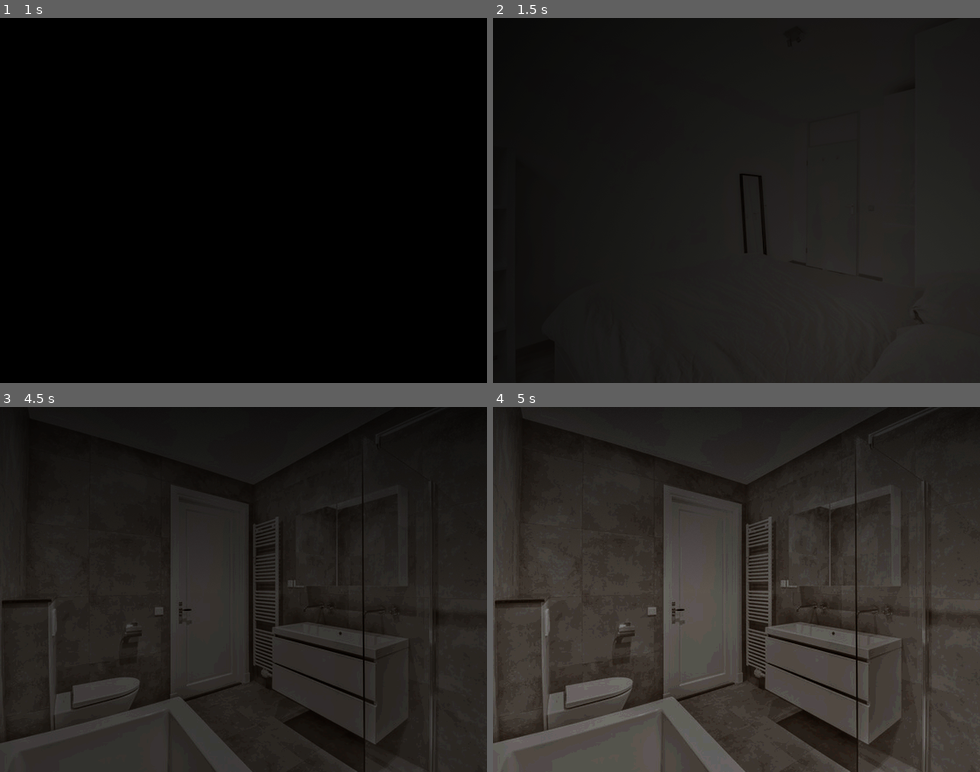
Above: before the commit, frames 1-4 (two rows, left to right).
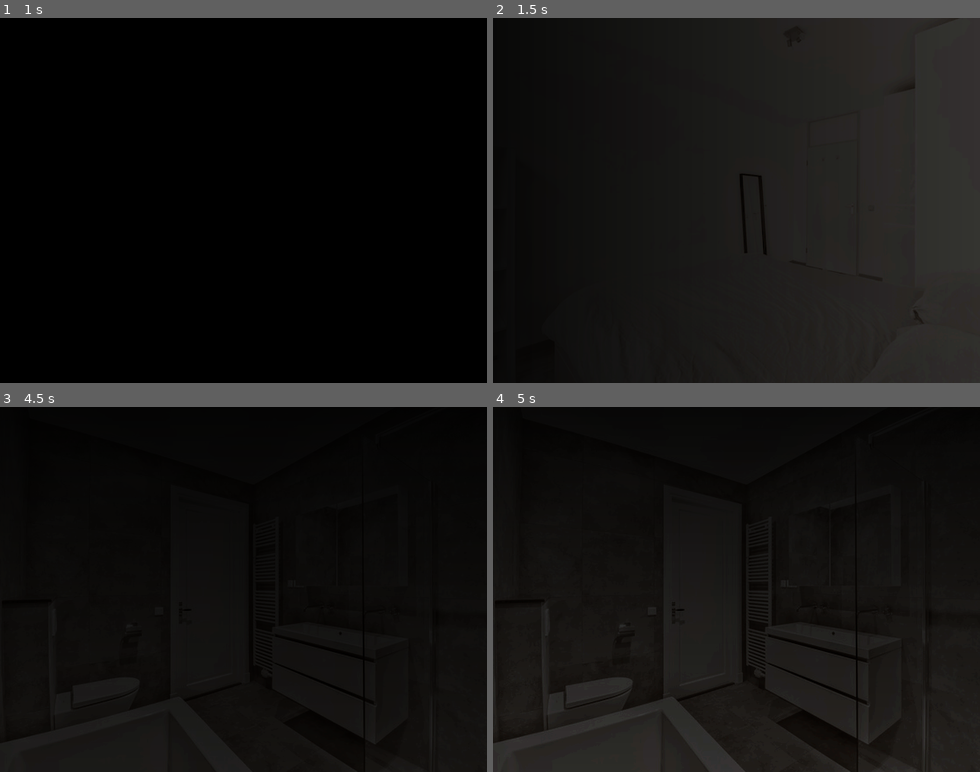
Above: after the commit, the same moments.

Repository: FlamingHerb/obsessed
Game: Godot game, scene res://scenes/title_scene.tscn
Same seed, same stepped clock (60 frames per second), same inputs: the game is played once before the commit and once after it.
Inputs (mouse positions are in pixels of both pictures, inside the frame that each line leads up to):
- Up to frame 1 (1 s): click "New Game" at 0.5 s
- Up to frame 2 (1.5 s): tap Enter at 1.25 s; move the mouse to (843, 182) at 1.27 s; click (843, 182) at 1.42 s
- Up to frame 3 (4.5 s): move the mouse to (146, 607) at 2.02 s; click (146, 607) at 2.17 s; tap Space at 2.75 s; move the mouse to (292, 509) at 2.77 s; click (292, 509) at 2.92 s; tap Enter at 3.5 s; move the mouse to (219, 662) at 3.52 s; click (219, 662) at 3.67 s; move the mouse to (389, 644) at 4.27 s; click (389, 644) at 4.42 s
- Up to frame 4 (5 s): no input

Frame 1 is identical in both runs. In frame 2, 1.1% of the frame differs, in the area x 86-100%, y 0-23%; in frame 3, 37%; in frame 4, 84%, in the area x 0-100%, y 0-100%.

Commit message:
refactor: everything just for lighting

Diff:
--- a/scenes/areas/bathroom_downstairs.tscn
+++ b/scenes/areas/bathroom_downstairs.tscn
@@ -6,14 +6,29 @@
 [ext_resource type="Script" uid="uid://bdpj5h4j8eq0h" path="res://resources/events/event_page.gd" id="4_cxf5q"]
 [ext_resource type="Resource" uid="uid://bry6br7jom0f0" path="res://resources/events/to_hall.tres" id="5_h8d3f"]
 
+[sub_resource type="Gradient" id="Gradient_y4lhg"]
+colors = PackedColorArray(0, 0, 0, 0.8235294, 0, 0, 0, 0)
+
+[sub_resource type="GradientTexture2D" id="GradientTexture2D_cxf5q"]
+gradient = SubResource("Gradient_y4lhg")
+width = 640
+height = 480
+fill_from = Vector2(0.5, 0)
+fill_to = Vector2(0.5, 1)
+metadata/_snap_enabled = true
+
 [node name="BathroomDownstairs" type="Node2D" unique_id=783187507]
 script = ExtResource("1_mqbqs")
 metadata/_custom_type_script = "uid://cf0du2pssgv47"
 
-[node name="Background" type="TextureRect" parent="." unique_id=5917094]
-offset_right = 40.0
-offset_bottom = 40.0
+[node name="Background" type="Sprite2D" parent="." unique_id=549186324]
+modulate = Color(0.38857287, 0.38857287, 0.38857287, 1)
+position = Vector2(320, 240)
 texture = ExtResource("2_4wf2y")
+
+[node name="Shadow" type="Sprite2D" parent="." unique_id=51880020]
+position = Vector2(320, 240)
+texture = SubResource("GradientTexture2D_cxf5q")
 
 [node name="ToHall" parent="." unique_id=861190875 instance=ExtResource("3_y4lhg")]
 event_page_list = Array[ExtResource("4_cxf5q")]([ExtResource("5_h8d3f")])
--- a/scenes/areas/bathroom_upstairs.tscn
+++ b/scenes/areas/bathroom_upstairs.tscn
@@ -6,14 +6,29 @@
 [ext_resource type="Script" uid="uid://bdpj5h4j8eq0h" path="res://resources/events/event_page.gd" id="4_cvae2"]
 [ext_resource type="Resource" uid="uid://b5kql52cus4kh" path="res://resources/events/to_hall_stairs.tres" id="5_37km5"]
 
+[sub_resource type="Gradient" id="Gradient_y4lhg"]
+colors = PackedColorArray(0, 0, 0, 0.8235294, 0, 0, 0, 0)
+
+[sub_resource type="GradientTexture2D" id="GradientTexture2D_37km5"]
+gradient = SubResource("Gradient_y4lhg")
+width = 640
+height = 480
+fill_from = Vector2(0.5, 0)
+fill_to = Vector2(0.5, 1)
+metadata/_snap_enabled = true
+
 [node name="BathroomUpstairs" type="Node2D" unique_id=256729614]
 script = ExtResource("1_3utbw")
 metadata/_custom_type_script = "uid://cf0du2pssgv47"
 
-[node name="Background" type="TextureRect" parent="." unique_id=1974836241]
-offset_right = 40.0
-offset_bottom = 40.0
+[node name="Background" type="Sprite2D" parent="." unique_id=889847000]
+modulate = Color(0.2627451, 0.2627451, 0.2627451, 1)
+position = Vector2(320, 240)
 texture = ExtResource("2_4e2xn")
+
+[node name="Shadow" type="Sprite2D" parent="." unique_id=373202629]
+position = Vector2(320, 240)
+texture = SubResource("GradientTexture2D_37km5")
 
 [node name="ToHallStairs" parent="." unique_id=861190875 instance=ExtResource("3_1fm6j")]
 event_page_list = Array[ExtResource("4_cvae2")]([ExtResource("5_37km5")])
--- a/scenes/areas/bed_room.tscn
+++ b/scenes/areas/bed_room.tscn
@@ -8,6 +8,17 @@
 [ext_resource type="Script" uid="uid://biefknbxbqcq2" path="res://resources/commands/command_template.gd" id="5_ovx53"]
 [ext_resource type="Script" uid="uid://b27o0fm3tbj61" path="res://resources/conditions/variable_condition.gd" id="6_jt4b5"]
 [ext_resource type="Script" uid="uid://dg2l4x6x7w44q" path="res://resources/commands/command_message.gd" id="9_k2ram"]
+
+[sub_resource type="Gradient" id="Gradient_jt4b5"]
+colors = PackedColorArray(0, 0, 0, 0.8235294, 0, 0, 0, 0)
+
+[sub_resource type="GradientTexture2D" id="GradientTexture2D_yf5fn"]
+gradient = SubResource("Gradient_jt4b5")
+width = 640
+height = 480
+fill_from = Vector2(0, 0.5)
+fill_to = Vector2(1, 0.5)
+metadata/_snap_enabled = true
 
 [sub_resource type="Resource" id="Resource_yf5fn"]
 script = ExtResource("9_k2ram")
@@ -24,10 +35,14 @@
 script = ExtResource("1_3k651")
 metadata/_custom_type_script = "uid://cf0du2pssgv47"
 
-[node name="Background" type="TextureRect" parent="." unique_id=606278956]
-offset_right = 40.0
-offset_bottom = 40.0
+[node name="Background" type="Sprite2D" parent="." unique_id=457884897]
+modulate = Color(0.38857287, 0.38857287, 0.38857287, 1)
+position = Vector2(320, 240)
 texture = ExtResource("2_0tygs")
+
+[node name="Shadow" type="Sprite2D" parent="." unique_id=1994053211]
+position = Vector2(320, 240)
+texture = SubResource("GradientTexture2D_yf5fn")
 
 [node name="ToHallStairs" parent="." unique_id=861190875 instance=ExtResource("3_3yxs0")]
 event_page_list = Array[ExtResource("4_h5xoj")]([ExtResource("5_jt4b5")])
--- a/scenes/areas/closet_room.tscn
+++ b/scenes/areas/closet_room.tscn
@@ -6,14 +6,29 @@
 [ext_resource type="Script" uid="uid://bdpj5h4j8eq0h" path="res://resources/events/event_page.gd" id="4_ei1gx"]
 [ext_resource type="Resource" uid="uid://b5kql52cus4kh" path="res://resources/events/to_hall_stairs.tres" id="5_qtfh4"]
 
+[sub_resource type="Gradient" id="Gradient_jt4b5"]
+colors = PackedColorArray(0, 0, 0, 0.8235294, 0, 0, 0, 0)
+
+[sub_resource type="GradientTexture2D" id="GradientTexture2D_6kk2w"]
+gradient = SubResource("Gradient_jt4b5")
+width = 640
+height = 480
+fill_from = Vector2(0.5, 0.1)
+fill_to = Vector2(0.5, 1)
+metadata/_snap_enabled = true
+
 [node name="ClosetRoom" type="Node2D" unique_id=1985496326]
 script = ExtResource("1_jtbxd")
 metadata/_custom_type_script = "uid://cf0du2pssgv47"
 
-[node name="Background" type="TextureRect" parent="." unique_id=1151818682]
-offset_right = 40.0
-offset_bottom = 40.0
+[node name="Background" type="Sprite2D" parent="." unique_id=307933016]
+modulate = Color(0.2627451, 0.2627451, 0.2627451, 1)
+position = Vector2(320, 240)
 texture = ExtResource("2_o85dr")
+
+[node name="Shadow" type="Sprite2D" parent="." unique_id=1115781396]
+position = Vector2(320, 240)
+texture = SubResource("GradientTexture2D_6kk2w")
 
 [node name="ToHallStairs" parent="." unique_id=861190875 instance=ExtResource("3_6kk2w")]
 event_page_list = Array[ExtResource("4_ei1gx")]([ExtResource("5_qtfh4")])
--- a/scenes/areas/garage.tscn
+++ b/scenes/areas/garage.tscn
@@ -6,14 +6,29 @@
 [ext_resource type="Script" uid="uid://bdpj5h4j8eq0h" path="res://resources/events/event_page.gd" id="4_l6rr3"]
 [ext_resource type="Resource" uid="uid://bry6br7jom0f0" path="res://resources/events/to_hall.tres" id="5_xrobh"]
 
+[sub_resource type="Gradient" id="Gradient_y4lhg"]
+colors = PackedColorArray(0, 0, 0, 0.8235294, 0, 0, 0, 0)
+
+[sub_resource type="GradientTexture2D" id="GradientTexture2D_k3tx4"]
+gradient = SubResource("Gradient_y4lhg")
+width = 640
+height = 480
+fill_from = Vector2(0.5, 0)
+fill_to = Vector2(0.5, 1)
+metadata/_snap_enabled = true
+
 [node name="Garage" type="Node2D" unique_id=1659400209]
 script = ExtResource("1_a08om")
 metadata/_custom_type_script = "uid://cf0du2pssgv47"
 
-[node name="Background" type="TextureRect" parent="." unique_id=9979129]
-offset_right = 40.0
-offset_bottom = 40.0
+[node name="Background" type="Sprite2D" parent="." unique_id=1704008127]
+modulate = Color(0.22369123, 0.22369123, 0.22369123, 1)
+position = Vector2(320, 240)
 texture = ExtResource("2_utxgq")
+
+[node name="Shadow" type="Sprite2D" parent="." unique_id=747783949]
+position = Vector2(320, 240)
+texture = SubResource("GradientTexture2D_k3tx4")
 
 [node name="ToHall" parent="." unique_id=861190875 instance=ExtResource("3_k3tx4")]
 event_page_list = Array[ExtResource("4_l6rr3")]([ExtResource("5_xrobh")])
--- a/scenes/areas/hall.tscn
+++ b/scenes/areas/hall.tscn
@@ -11,6 +11,18 @@
 [ext_resource type="Script" uid="uid://biefknbxbqcq2" path="res://resources/commands/command_template.gd" id="9_lan0v"]
 [ext_resource type="Script" uid="uid://dg2l4x6x7w44q" path="res://resources/commands/command_message.gd" id="10_ldcdr"]
 [ext_resource type="Script" uid="uid://b27o0fm3tbj61" path="res://resources/conditions/variable_condition.gd" id="11_mx2il"]
+
+[sub_resource type="Gradient" id="Gradient_lan0v"]
+offsets = PackedFloat32Array(0, 0.04074074, 1)
+colors = PackedColorArray(0, 0, 0, 1, 0, 0, 0, 0.9222222, 0, 0, 0, 0)
+
+[sub_resource type="GradientTexture2D" id="GradientTexture2D_ldcdr"]
+gradient = SubResource("Gradient_lan0v")
+width = 640
+height = 480
+fill = 1
+fill_from = Vector2(0.9967949, 0.021367522)
+fill_to = Vector2(0, 1)
 
 [sub_resource type="Resource" id="Resource_7numd"]
 script = ExtResource("10_ldcdr")
@@ -27,10 +39,14 @@
 script = ExtResource("1_6j0qv")
 metadata/_custom_type_script = "uid://cf0du2pssgv47"
 
-[node name="Background" type="TextureRect" parent="." unique_id=1334207924]
-offset_right = 40.0
-offset_bottom = 40.0
+[node name="Background" type="Sprite2D" parent="." unique_id=1369667012]
+modulate = Color(0.2627451, 0.2627451, 0.2627451, 1)
+position = Vector2(320, 240)
 texture = ExtResource("2_f55t6")
+
+[node name="Shadow" type="Sprite2D" parent="." unique_id=1939482666]
+position = Vector2(320, 240)
+texture = SubResource("GradientTexture2D_ldcdr")
 
 [node name="ToHallStairs" parent="." unique_id=861190875 instance=ExtResource("3_4e5cd")]
 position = Vector2(667, -10)
--- a/scenes/areas/hall_stairs.tscn
+++ b/scenes/areas/hall_stairs.tscn
@@ -9,14 +9,29 @@
 [ext_resource type="Resource" uid="uid://dcgjq6tmqcpgv" path="res://resources/events/to_closet_room.tres" id="7_0vewf"]
 [ext_resource type="Resource" uid="uid://bry6br7jom0f0" path="res://resources/events/to_hall.tres" id="8_jca5f"]
 
+[sub_resource type="Gradient" id="Gradient_lan0v"]
+colors = PackedColorArray(0, 0, 0, 1, 0, 0, 0, 0)
+
+[sub_resource type="GradientTexture2D" id="GradientTexture2D_jca5f"]
+gradient = SubResource("Gradient_lan0v")
+width = 640
+height = 480
+fill = 1
+fill_from = Vector2(1, 1)
+fill_to = Vector2(0.38141027, 0.30769232)
+
 [node name="HallStairs" type="Node2D" unique_id=1517572840]
 script = ExtResource("1_if8en")
 metadata/_custom_type_script = "uid://cf0du2pssgv47"
 
-[node name="Background" type="TextureRect" parent="." unique_id=1292611811]
-offset_right = 40.0
-offset_bottom = 40.0
+[node name="Background" type="Sprite2D" parent="." unique_id=1685882288]
+modulate = Color(0.2627451, 0.2627451, 0.2627451, 1)
+position = Vector2(320, 240)
 texture = ExtResource("2_sdjyn")
+
+[node name="Shadow" type="Sprite2D" parent="." unique_id=1383897852]
+position = Vector2(320, 240)
+texture = SubResource("GradientTexture2D_jca5f")
 
 [node name="ToBedroom" parent="." unique_id=861190875 instance=ExtResource("3_n7hcf")]
 event_page_list = Array[ExtResource("4_jca5f")]([ExtResource("5_hqxhg")])
--- a/scenes/areas/kitchen.tscn
+++ b/scenes/areas/kitchen.tscn
@@ -6,19 +6,34 @@
 [ext_resource type="Script" uid="uid://bdpj5h4j8eq0h" path="res://resources/events/event_page.gd" id="4_ffsgo"]
 [ext_resource type="Resource" uid="uid://bxvsfduxg6uxf" path="res://resources/events/to_living_room.tres" id="5_tnnaj"]
 
+[sub_resource type="Gradient" id="Gradient_y4lhg"]
+colors = PackedColorArray(0, 0, 0, 0.8235294, 0, 0, 0, 0)
+
+[sub_resource type="GradientTexture2D" id="GradientTexture2D_jvgkm"]
+gradient = SubResource("Gradient_y4lhg")
+width = 640
+height = 480
+fill_from = Vector2(0.5, 0)
+fill_to = Vector2(0.5, 1)
+metadata/_snap_enabled = true
+
 [node name="Kitchen" type="Node2D" unique_id=1843081304]
 script = ExtResource("1_4sy8e")
 metadata/_custom_type_script = "uid://cf0du2pssgv47"
 
-[node name="Background" type="TextureRect" parent="." unique_id=1717628871]
-offset_right = 40.0
-offset_bottom = 40.0
+[node name="Background" type="Sprite2D" parent="." unique_id=424948802]
+modulate = Color(0.2627451, 0.2627451, 0.2627451, 1)
+position = Vector2(320, 240)
 texture = ExtResource("2_mtfoj")
 
-[node name="ToLivingRoom" parent="Background" unique_id=861190875 instance=ExtResource("3_jvgkm")]
+[node name="Shadow" type="Sprite2D" parent="." unique_id=627173694]
+position = Vector2(320, 240)
+texture = SubResource("GradientTexture2D_jvgkm")
+
+[node name="ToLivingRoom" parent="." unique_id=861190875 instance=ExtResource("3_jvgkm")]
 position = Vector2(-164, -67)
 event_page_list = Array[ExtResource("4_ffsgo")]([ExtResource("5_tnnaj")])
 
-[node name="CollisionPolygon2D" type="CollisionPolygon2D" parent="Background/ToLivingRoom" unique_id=194208816]
+[node name="CollisionPolygon2D" type="CollisionPolygon2D" parent="ToLivingRoom" unique_id=194208816]
 position = Vector2(254, 230)
 polygon = PackedVector2Array(456, -17, 538, -30, 539, 153, 456, 144)
--- a/scenes/areas/living_room.tscn
+++ b/scenes/areas/living_room.tscn
@@ -3,18 +3,83 @@
 [ext_resource type="Script" uid="uid://cf0du2pssgv47" path="res://scripts/map/game_area_base.gd" id="1_23wmd"]
 [ext_resource type="Texture2D" uid="uid://c3ui8vf4mv3tl" path="res://assets/graphics/bg/living_room.png" id="2_btl2f"]
 [ext_resource type="PackedScene" uid="uid://s0cgr666xcug" path="res://scenes/map/map_event_base.tscn" id="3_ms3w4"]
+[ext_resource type="Texture2D" uid="uid://yk8ufvy16d4e" path="res://assets/graphics/items/wood.png" id="3_pfpmf"]
 [ext_resource type="Script" uid="uid://bdpj5h4j8eq0h" path="res://resources/events/event_page.gd" id="4_sva3m"]
 [ext_resource type="Resource" uid="uid://bry6br7jom0f0" path="res://resources/events/to_hall.tres" id="5_pfpmf"]
 [ext_resource type="Resource" uid="uid://dufrdpxh73qdy" path="res://resources/events/to_kitchen.tres" id="6_sva3m"]
+
+[sub_resource type="Gradient" id="Gradient_pfpmf"]
+offsets = PackedFloat32Array(0)
+colors = PackedColorArray(0.8873592, 0.4398922, 1.92523e-07, 1)
+
+[sub_resource type="GradientTexture1D" id="GradientTexture1D_57qmd"]
+gradient = SubResource("Gradient_pfpmf")
+
+[sub_resource type="Gradient" id="Gradient_sva3m"]
+interpolation_mode = 2
+offsets = PackedFloat32Array(0.12222222, 1)
+colors = PackedColorArray(0, 0, 0, 0.8235294, 0, 0, 0, 0)
+
+[sub_resource type="GradientTexture2D" id="GradientTexture2D_pfpmf"]
+gradient = SubResource("Gradient_sva3m")
+width = 640
+height = 480
+fill_from = Vector2(0, 0.5)
+metadata/_snap_enabled = true
+
+[sub_resource type="Environment" id="Environment_g4v7s"]
+background_mode = 3
+ambient_light_source = 2
+ambient_light_color = Color(1, 1, 1, 1)
+tonemap_mode = 3
+tonemap_exposure = 4.0
+tonemap_agx_contrast = 1.0
+glow_enabled = true
+glow_levels/5 = 0.1
+glow_levels/6 = 0.1
+glow_levels/7 = 0.02
 
 [node name="LivingRoom" type="Node2D" unique_id=478466405]
 script = ExtResource("1_23wmd")
 metadata/_custom_type_script = "uid://cf0du2pssgv47"
 
-[node name="Background" type="TextureRect" parent="." unique_id=1880732555]
-offset_right = 40.0
-offset_bottom = 40.0
+[node name="Sprite2D" type="Sprite2D" parent="." unique_id=660098856]
+modulate = Color(18.892157, 18.892157, 18.892157, 1)
+self_modulate = Color(18.892157, 18.892157, 18.892157, 1)
+position = Vector2(562, 200)
+scale = Vector2(0.39843744, 137.99998)
+texture = SubResource("GradientTexture1D_57qmd")
+
+[node name="Background" type="Sprite2D" parent="." unique_id=33705901]
+modulate = Color(0.2627451, 0.2627451, 0.2627451, 1)
+position = Vector2(320, 240)
 texture = ExtResource("2_btl2f")
+
+[node name="Sprite2D2" type="Sprite2D" parent="." unique_id=765492802]
+modulate = Color(0.2627451, 0.2627451, 0.2627451, 1)
+position = Vector2(563, 259)
+rotation = -0.1449411
+texture = ExtResource("3_pfpmf")
+
+[node name="Sprite2D3" type="Sprite2D" parent="." unique_id=1430812474]
+modulate = Color(0.2627451, 0.2627451, 0.2627451, 1)
+position = Vector2(563, 289)
+texture = ExtResource("3_pfpmf")
+
+[node name="Sprite2D4" type="Sprite2D" parent="." unique_id=1023272724]
+modulate = Color(0.2627451, 0.2627451, 0.2627451, 1)
+position = Vector2(565, 218)
+rotation = -0.093478166
+texture = ExtResource("3_pfpmf")
+
+[node name="Shadow" type="Sprite2D" parent="." unique_id=1693263211]
+modulate = Color(0.14509805, 0.14509805, 0.14509805, 1)
+self_modulate = Color(0.14509805, 0.14509805, 0.14509805, 1)
+position = Vector2(320, 240)
+texture = SubResource("GradientTexture2D_pfpmf")
+
+[node name="WorldEnvironment" type="WorldEnvironment" parent="." unique_id=1763394430]
+environment = SubResource("Environment_g4v7s")
 
 [node name="ToHall" parent="." unique_id=861190875 instance=ExtResource("3_ms3w4")]
 event_page_list = Array[ExtResource("4_sva3m")]([ExtResource("5_pfpmf")])
--- a/scenes/main_game_frame.tscn
+++ b/scenes/main_game_frame.tscn
@@ -26,6 +26,7 @@
 anchor_bottom = 1.0
 grow_horizontal = 2
 grow_vertical = 2
+mouse_filter = 2
 color = Color(0, 0, 0, 1)
 
 [node name="GameArea" type="Node2D" parent="." unique_id=334518458]
Binary file changed: assets/graphics/bg/bathroom_downstairs.png
Binary file changed: assets/graphics/bg/bathroom_upstairs.png
Binary file changed: assets/graphics/bg/bed_room.png
Binary file changed: assets/graphics/bg/closet_room.png
Binary file changed: assets/graphics/bg/garage.png
Binary file changed: assets/graphics/bg/hall.png
Binary file changed: assets/graphics/bg/hall_stairs.png
Binary file changed: assets/graphics/bg/kitchen.png
Binary file changed: assets/graphics/bg/living_room.png
Binary file added: assets/graphics/items/wood.png
Not shown, added: assets/graphics/items/wood.png.import
